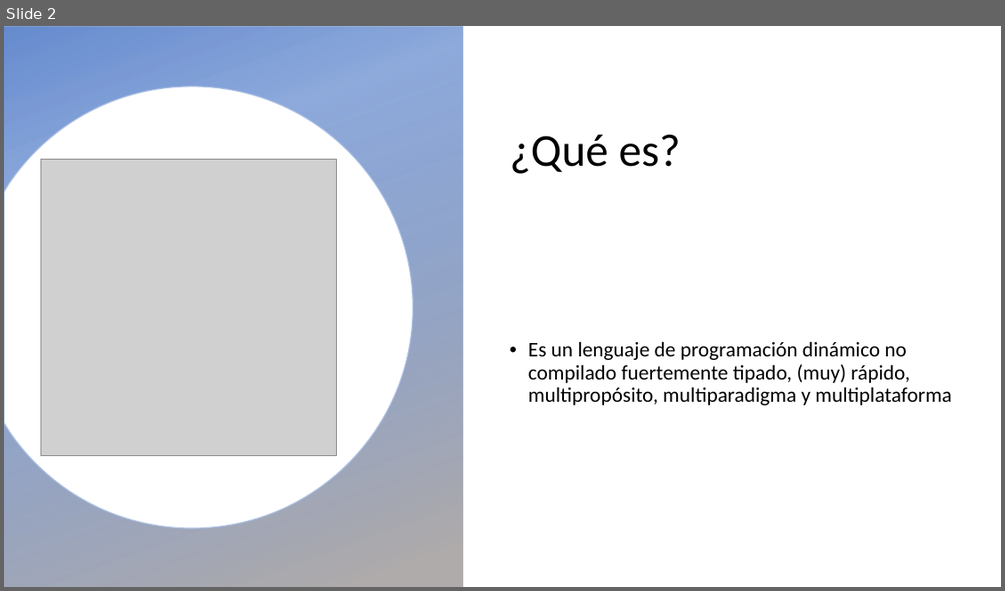
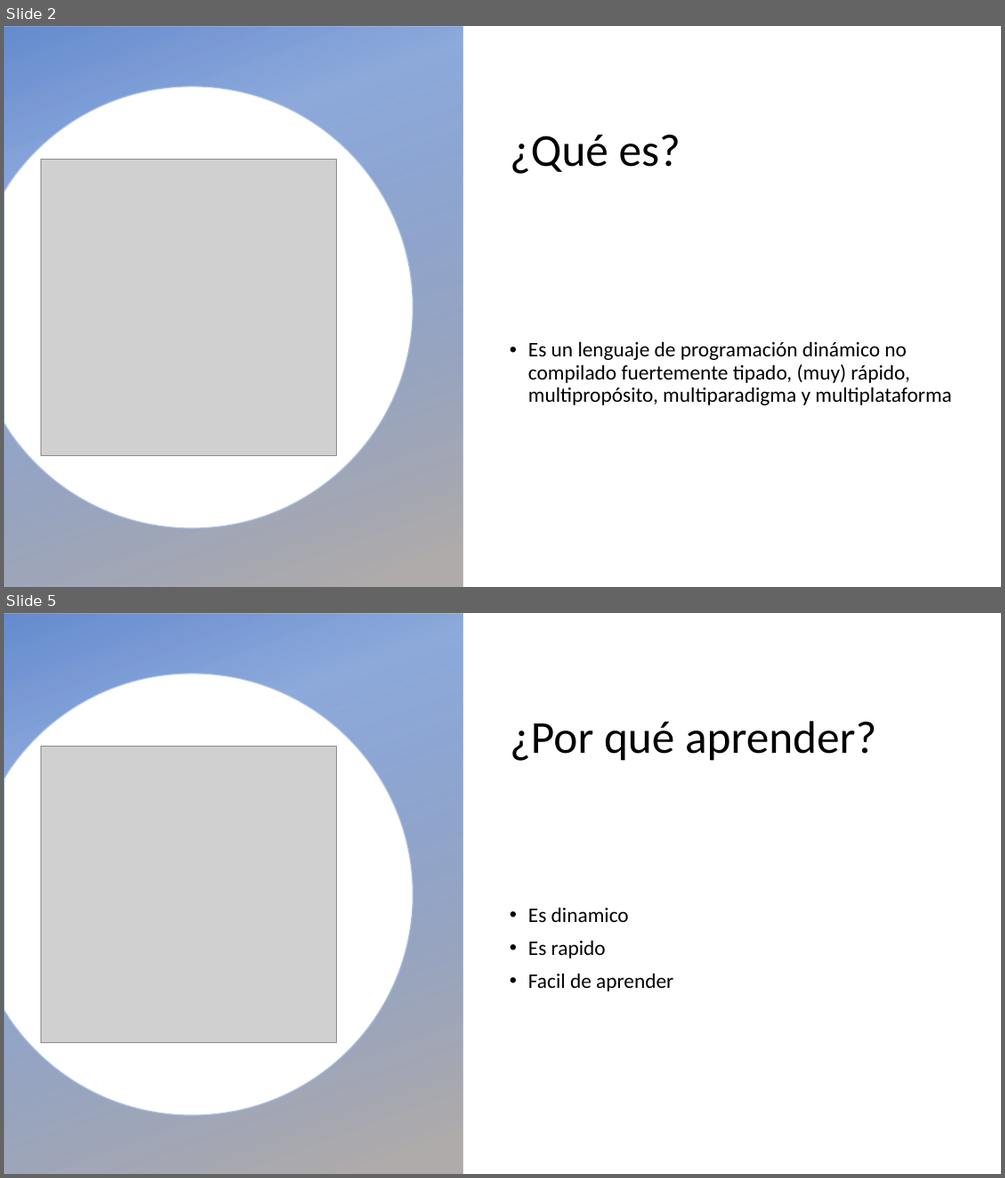
Before and after one commit to levinux/cursoPython, a slide deck: intro.pptx. Shown one above the other, each under a label of ours: slide 2 before the commit, slides 2 and 5 after it; the slides between them are not shown. The pictures are 1005x591 and 1005x1178 pixels, drawn with LibreOffice and Linux fonts; fonts in the diff are those of the drawing; grey boxes stand for pictures; background and template pictures are left out. Boxes give left, top, right and bottom in pixels: in the first picture for what was removed or moved away, otherwise in the second. Text is boxed around its words. In the diff, an @@ line names an element or a change of style, - is before the commit and + after.

```diff
--- a/intro.pptx
+++ b/intro.pptx
@@ slide 5 added at [4, 613, 1001, 1174], background picture (left out) @@
@@ rectangle added at [4, 613, 463, 1174], fill gradient #4472C4 to #AFABAB @@
@@ freeform shape added at [4, 674, 413, 1116], fill #FFFFFF, outline #C5C3C3 1 pt @@
@@ title added at [510, 721, 876, 761], 44 pt, text #000000 @@
+¿Por qué aprender?
@@ picture added at [40, 747, 337, 1042] @@
@@ text added at [528, 907, 673, 991], 20 pt, text #000000 @@
+• Es dinamico
+• Es rapido
+• Facil de aprender
```
Also in this commit, not shown: 2 slides changed, 1 other slide added, 1 other file.
